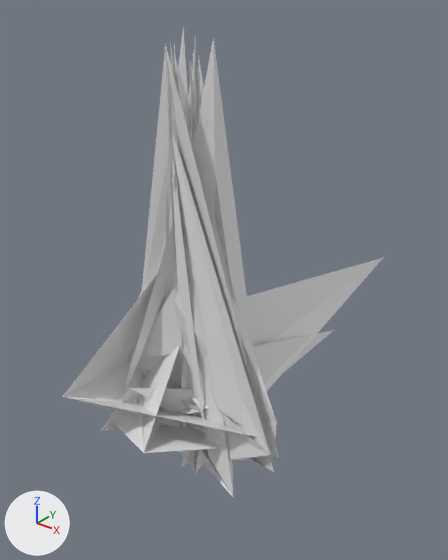
Two versions of the OBJ model extracted_meshes/Hero011_DBC19CEF_v2.obj, one commit apart.
Camera for both pictures: a 50 mm camera at (411.0, -463.0, 545.0) aimed at (-51.0, 115.0, 187.0). Arrows for +X, +Y and +Z are at lower left; the lights stay in place. The first picture is the older version. Where no turn or scale is listed for an object, it has been applied to the vertices. Vertices at exactly the same position are counted once.

Names of what the first picture shows: 'Hero011_DBC19CEF_v2'.
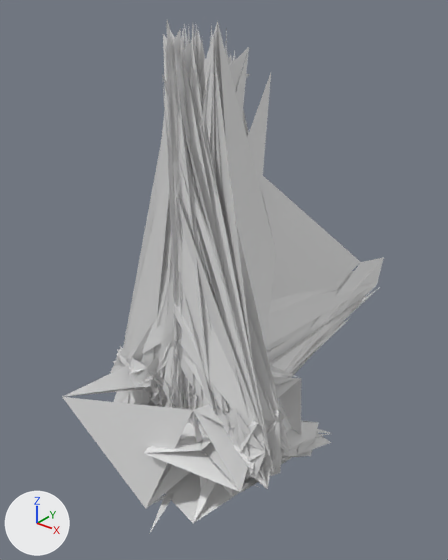
Edits to the scene script, one JSON object a line:
```json
{"block": "me_hero011_dbc19cef_v2", "where": "# used by ob_hero011_dbc19cef_v2; location = (0.0, 0.0, 0.0)"}
{"op": "remove", "block": "me_hero011_dbc19cef_v2", "code": "me_hero011_dbc19cef_v2.from_pydata(...)  # 317 vertices, 316 faces; spans x -125.0..127.0, y -119.0..503.0, z -21.0..506.0"}
{"op": "add", "block": "me_hero011_dbc19cef_v2", "code": "me_hero011_dbc19cef_v2.from_pydata(...)  # 4434 vertices, 6223 faces; spans x -128.0..128.0, y -124.0..503.0, z -30.0..512.0"}
{"block": "me_hero011_dbc19cef_v2", "change": "me_hero011_dbc19cef_v2 part 1: 1 vertex moved within x 1.0, y -20.0, z 414.0; 3 vertices removed from x -7.0..20.0, y -25.0..14.0, z 17.0..499.0; 4106 vertices added at x -128.0..128.0, y -124.0..503.0, z -30.0..512.0"}
{"block": "me_hero011_dbc19cef_v2", "change": "other edits to the shape of me_hero011_dbc19cef_v2 do not show in these pictures"}
```

Where the change shows, as pixel boxes (x1, y1, x2, y2) in the pictures (448 x 560 px):
```json
{"object": "Hero011_DBC19CEF_v2", "change": "reshaped", "before": [62, 28, 384, 498], "after": [63, 20, 384, 534]}
{"part": 1, "of": "me_hero011_dbc19cef_v2", "change": "built on", "before": [166, 44, 274, 472], "after": [63, 20, 384, 534]}
```
